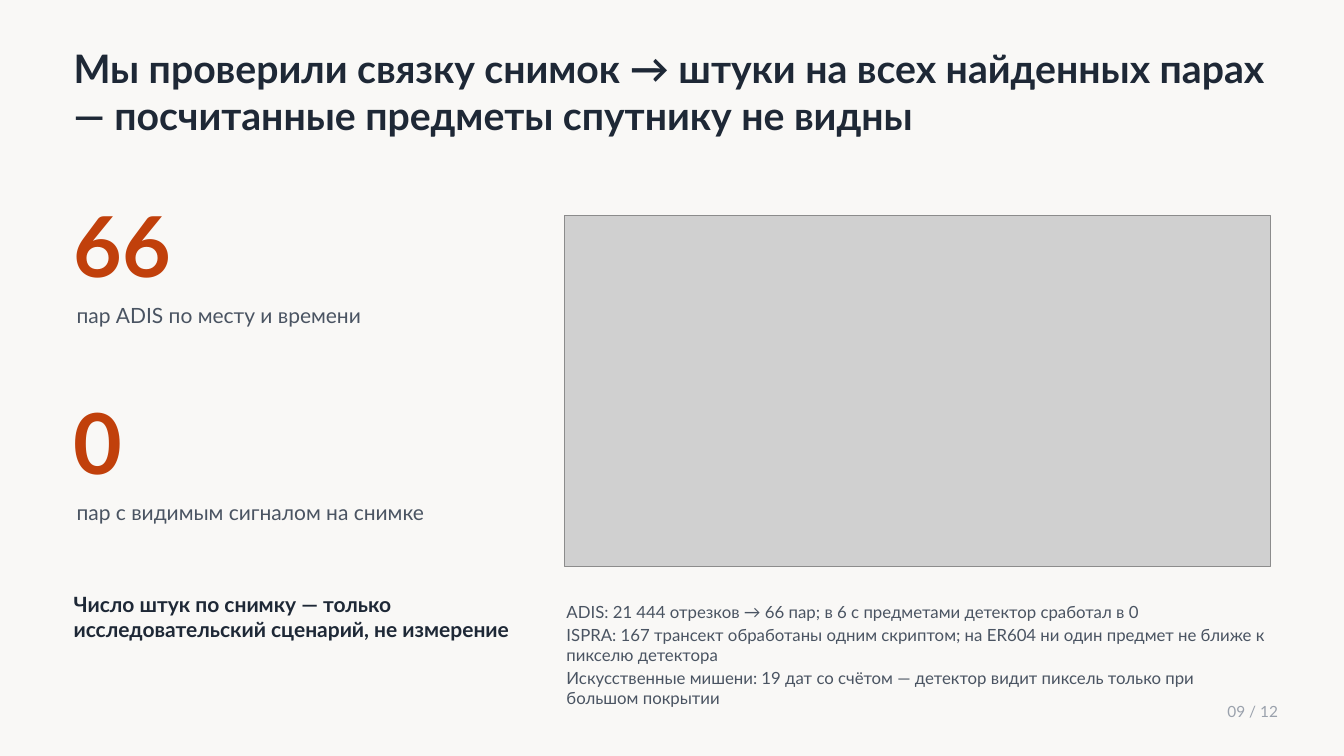
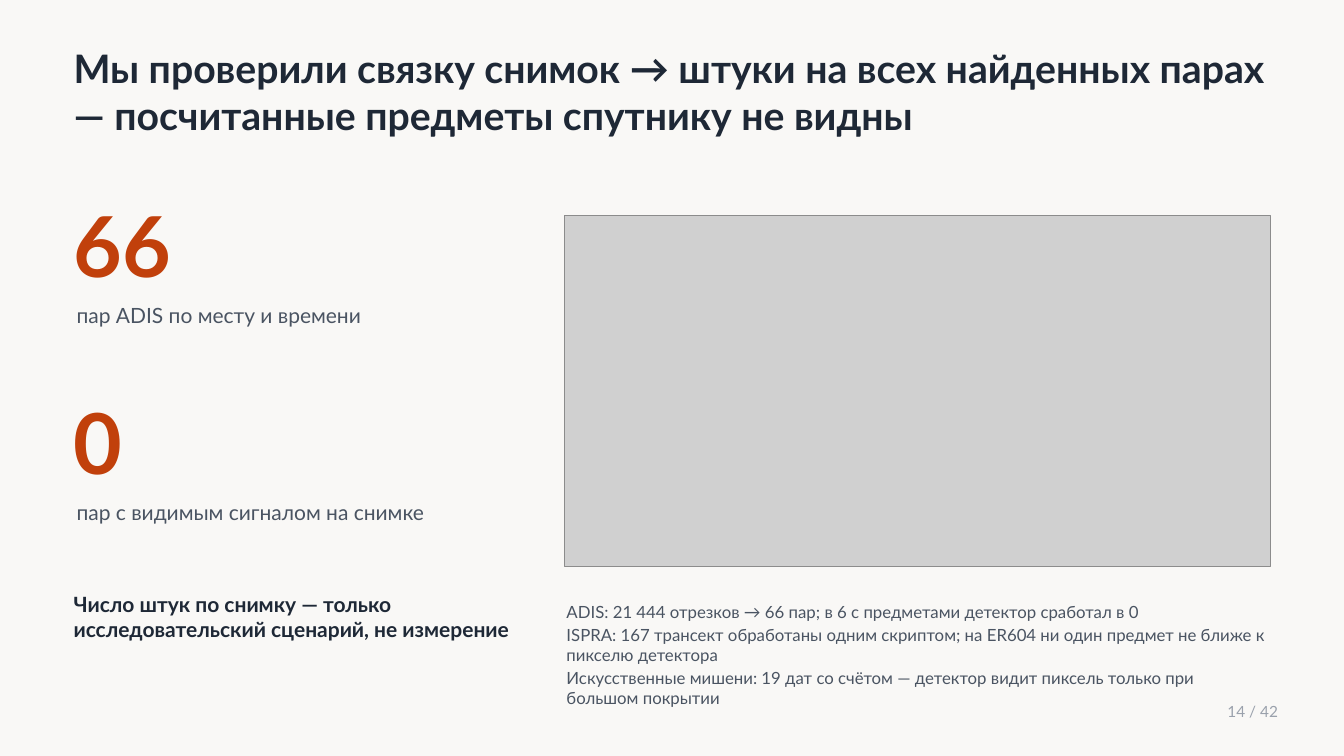
Before and after one commit to azama2t/final-cosmohack, a slide deck: slide 14 of presentation/deck_checkpoint.pptx (slide 9 before the commit). Drawn at 1344x756 pixels with LibreOffice and Linux fonts; fonts in the diff are those of the drawing; grey boxes stand for pictures. Boxes give left, top, right and bottom in pixels: in the first picture for what was removed or moved away, otherwise in the second. Text is boxed around its words. In the diff, an @@ line names an element or a change of style, - is before the commit and + after.

```diff
--- a/presentation/deck_checkpoint.pptx
+++ b/presentation/deck_checkpoint.pptx
@@ text at <box>1227,706,1278,717</box>: text changed @@
-09 / 12
+14 / 42
```
Also in this commit, not shown: 30 other slides changed, 1 slide added, 57 other files.
